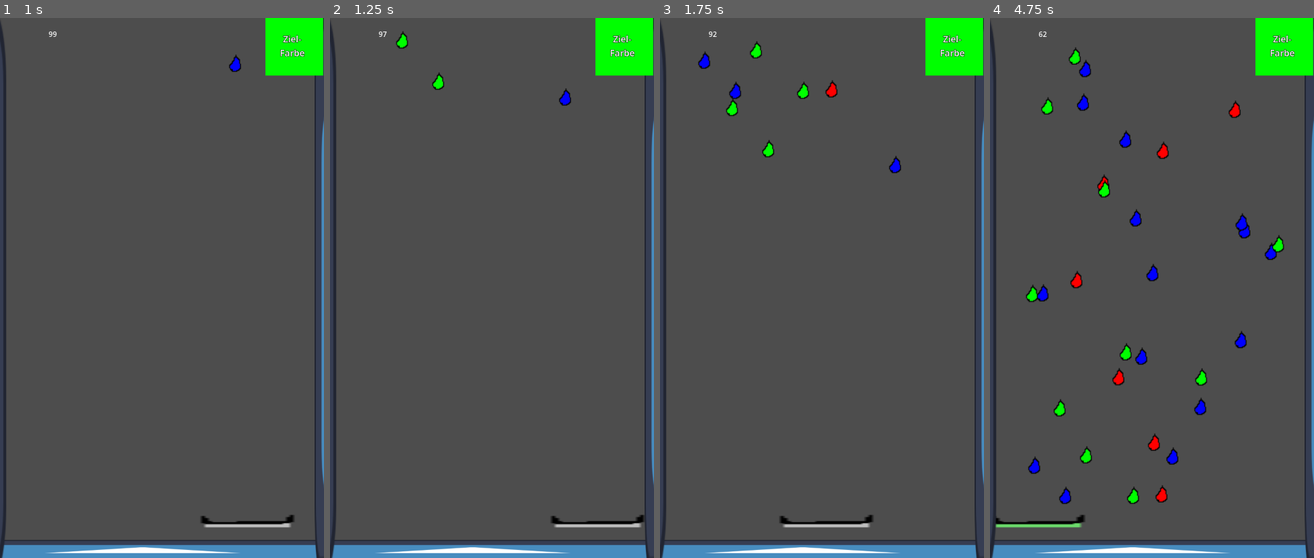
Above: before the commit, frames 1-4 (left to right).
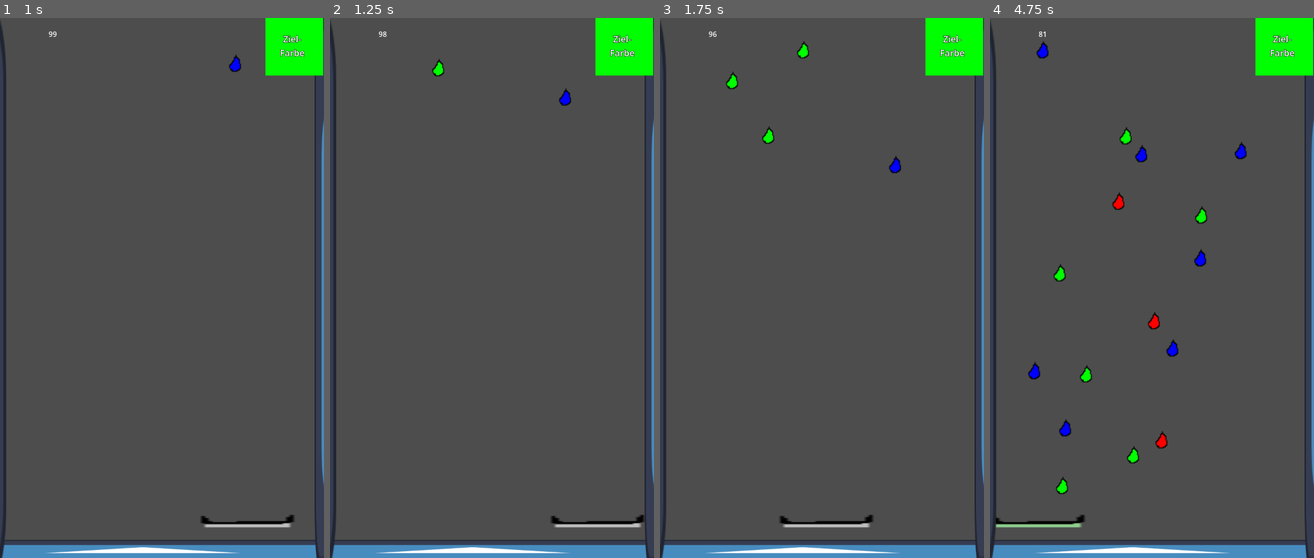
Above: after the commit, the same moments.

Repository: Gellardo/gamejam-farbe-bekennen
Game: Godot game, scene res://game.tscn
Same seed, same stepped clock (60 frames per second), same inputs: the game is played once before the commit and once after it. The engine's default icon, where the game draws it, is replaced by a stand-in: a white triangle on a blue panel in a dark square.
Inputs:
- Up to frame 1 (1 s): tap Enter at 0.5 s; hold Right (right) from 0.53 s (still down)
- Up to frame 2 (1.25 s): keep holding Right (right)
- Up to frame 3 (1.75 s): release Right (right) at 1.28 s; hold Left (left) from 1.28 s (still down)
- Up to frame 4 (4.75 s): release Left (left) at 2.03 s; hold Right (right) 2.03-3.53 s; hold Left (left) from 3.53 s (still down)

Frame 1 is identical in both runs. In frame 2, 0.2% of the frame differs, in the area x 16-36%, y 2-14%; in frame 3, 0.8%; in frame 4, 3.8%, in the area x 1-91%, y 2-95%.

Commit message:
Add High Score tracking

Diff:
--- a/game.tscn
+++ b/game.tscn
@@ -1,7 +1,7 @@
 [gd_scene format=3 uid="uid://jh67x5kmvuvg"]
 
 [ext_resource type="PackedScene" uid="uid://dy7k6p2k8837c" path="res://player.tscn" id="1_80nbo"]
-[ext_resource type="Script" uid="uid://oovrhihg00n6" path="res://round_manager.gd" id="1_fc0e3"]
+[ext_resource type="Script" uid="uid://oovrhihg00n6" path="res://scripts/round_manager.gd" id="1_fc0e3"]
 [ext_resource type="PackedScene" uid="uid://c058exfebffk" path="res://cloud.tscn" id="3_fc0e3"]
 [ext_resource type="Texture2D" uid="uid://b04ykn8mnrjk3" path="res://icon.svg" id="3_feb5d"]
 
@@ -129,3 +129,6 @@
 [node name="RestartButton" type="Button" parent="HUD/GameOverPopup/VBoxContainer" unique_id=1919849675]
 layout_mode = 2
 text = "Play Again"
+
+[node name="HighScoreLabel" type="Label" parent="HUD/GameOverPopup/VBoxContainer" unique_id=347059998]
+layout_mode = 2
--- a/project.godot
+++ b/project.godot
@@ -18,6 +18,7 @@
 [autoload]
 
 GlobalHotkeys="*uid://488frxwshph0"
+ScoreManager="*uid://bv1wv88acet0i"
 
 [display]
 
--- a/scripts/player.gd
+++ b/scripts/player.gd
@@ -4,6 +4,7 @@
 const SPEED = 500.0
 
 var current_color = Color.GRAY
+var drops = 0
 
 func collect(color: Color):
     current_color = current_color.lerp(color, 0.25)
--- a/round_manager.gd
+++ b/scripts/round_manager.gd
@@ -17,7 +17,7 @@
     trigger_game_end()
 
 func start_new_round():
-    spawner.init(100, 10)
+    spawner.init(100, 20)
     target.color = Color.GREEN
 
 func trigger_game_end():
@@ -65,8 +65,8 @@
     var sat_score = 1.0 - absf(player_color.s - target_color.s)
     var val_score = 1.0 - absf(player_color.v - target_color.v)
     # Weight them: 60% Hue, 20% Saturation, 20% Brightness
-    var hsv_score = (hue_score * 0.6) + (sat_score * 0.2) + (val_score * 0.2)
-    print(hsv_score)
+    var hsv_score = (hue_score * 0.65) + (sat_score * 0.25) + (val_score * 0.1)
+    print(hsv_score," ", hue_score, " ", sat_score, " ", val_score)
     accuracy = hsv_score
 
     # 4. Map accuracy to points (e.g. 0 to 1000 points)
@@ -93,6 +93,8 @@
 # When round ends, or player reaches the goal gate:
 func evaluate_round(player_color: Color, target_color: Color, label: Label) -> void:
     var result = calculate_color_score(player_color, target_color)
+    var is_high_score = ScoreManager.add_score(result.points, result.accuracy_pct, result.grade)
+
     $HUD/GameOverPopup/VBoxContainer/HBoxContainer/ColorRect.color = player_color
     $HUD/GameOverPopup/VBoxContainer/HBoxContainer/ColorRect2.color = target_color
     await get_tree().process_frame
@@ -103,6 +105,18 @@
     Score: {points}
     Grade: {grade}
     """.format(result)
+    var highscore = ""
+    if is_high_score:
+        highscore += "high score!!\n"
+    for i in range(ScoreManager.high_scores.size()):
+        var entry = ScoreManager.high_scores[i]
+        highscore += "#%d  %d pts  (%s - %d%%)\n" % [
+            i + 1,
+            entry["score"],
+            entry["grade"],
+            entry["accuracy"]
+        ]
+    $HUD/GameOverPopup/VBoxContainer/HighScoreLabel.text = highscore
 
     # Bonus: Check if within a win tolerance threshold
     if result.accuracy_pct >= 85.0:
--- /dev/null
+++ b/scripts/score_manager.gd
@@ -0,0 +1,66 @@
+extends Node
+
+const SAVE_PATH: String = "user://highscores.json"
+const MAX_SCORES = 5
+
+var high_scores = []
+
+# Called when the node enters the scene tree for the first time.
+func _ready() -> void:
+    load_scores()
+
+func load_scores() -> void:
+    if not FileAccess.file_exists(SAVE_PATH):
+        high_scores = []
+        return
+
+    var file = FileAccess.open(SAVE_PATH, FileAccess.READ)
+    if not file:
+        push_error("Failed to open high scores file.")
+        return
+
+    var content = file.get_as_text()
+    file.close()
+
+    var parsed = JSON.parse_string(content)
+    if parsed is Array:
+        high_scores = parsed
+    else:
+        high_scores = []
+
+func save_scores() -> void:
+    var file = FileAccess.open(SAVE_PATH, FileAccess.WRITE)
+    if not file:
+        push_error("Failed to write high scores file.")
+        return
+
+    var json_string = JSON.stringify(high_scores, "\t")
+    file.store_string(json_string)
+    file.close()
+
+func add_score(score: int, accuracy_pct: float, grade: String) -> bool:
+    var entry = {
+        "score": score,
+        "accuracy": accuracy_pct,
+        "grade": grade,
+        "timestamp": Time.get_datetime_string_from_system(false, true)
+    }
+
+    high_scores.append(entry)
+
+    # Sort descending by score
+    high_scores.sort_custom(func(a, b): return a["score"] > b["score"])
+
+    # Keep only the top entries
+    if high_scores.size() > MAX_SCORES:
+        high_scores.resize(MAX_SCORES)
+
+    save_scores()
+
+    # Returns true if the added entry made it into the top list
+    return entry in high_scores
+
+func get_best_score() -> int:
+    if high_scores.is_empty():
+        return 0
+    return high_scores[0].get("score", 0)
Renamed: round_manager.gd.uid -> scripts/round_manager.gd.uid
Not shown, added: scripts/score_manager.gd.uid
